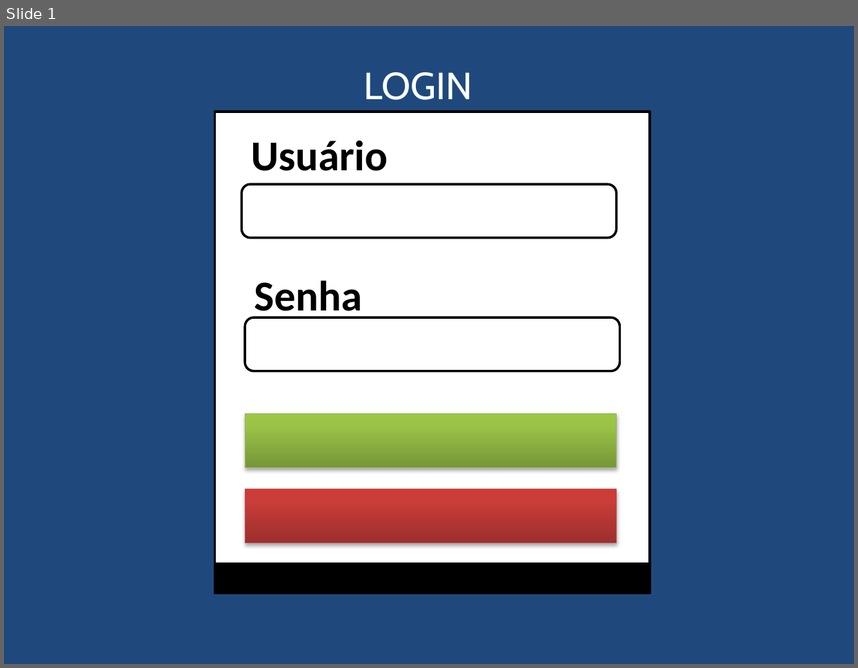
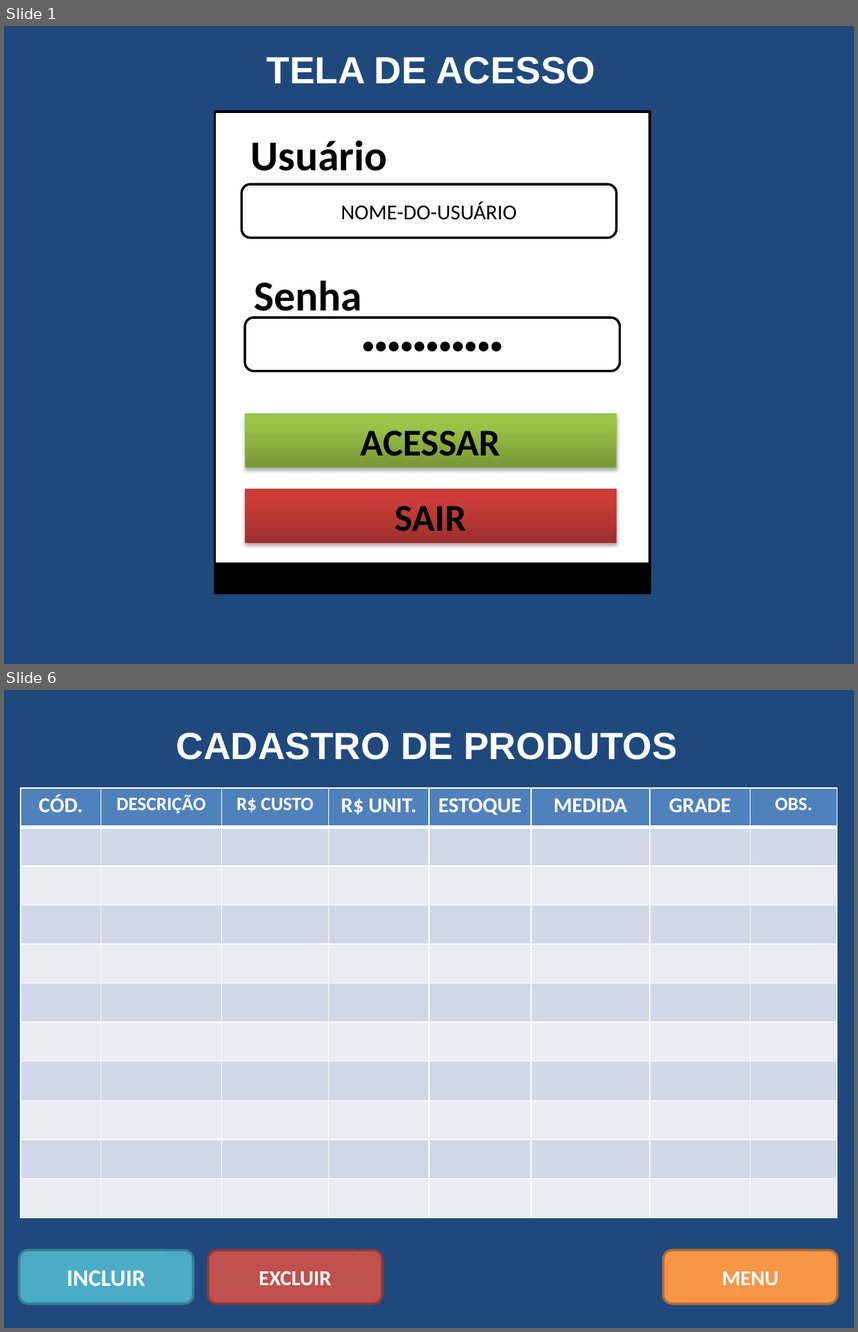
Before and after one commit to leandrovip/curso-etec, a slide deck: analise-sistemas/layouts.pptx. Shown one above the other, each under a label of ours: slide 1 before the commit, slides 1 and 6 after it; the slides between them are not shown. The pictures are 858x668 and 858x1332 pixels, drawn with LibreOffice and Linux fonts; fonts in the diff are those of the drawing. Boxes give left, top, right and bottom in pixels: in the first picture for what was removed or moved away, otherwise in the second. Text is boxed around its words. In the diff, an @@ line names an element or a change of style, - is before the commit and + after.

```diff
--- a/analise-sistemas/layouts.pptx
+++ b/analise-sistemas/layouts.pptx
@@ slide 6 added at (x1=4, y1=690, x2=854, y2=1328), background #1F497D @@
@@ text added at (x1=176, y1=732, x2=677, y2=760), 32 pt, text #FFFFFF, bold @@
+CADASTRO DE PRODUTOS
@@ table added at (x1=21, y1=788, x2=837, y2=1217), 11 rows, 8 columns @@
+CÓD. | DESCRIÇÃO | R$ CUSTO | R$ UNIT. | ESTOQUE | MEDIDA | GRADE | OBS.
+ |  |  |  |  |  |  | 
+ |  |  |  |  |  |  | 
+ |  |  |  |  |  |  | 
+ |  |  |  |  |  |  | 
+ |  |  |  |  |  |  | 
+ |  |  |  |  |  |  | 
+ |  |  |  |  |  |  | 
+ |  |  |  |  |  |  | 
+ |  |  |  |  |  |  | 
+ |  |  |  |  |  |  | 
@@ rounded rectangle added at (x1=19, y1=1250, x2=194, y2=1303), fill #4BACC6, outline #377F92 2 pt, 20 pt, text #FFFFFF, bold @@
+INCLUIR
@@ rounded rectangle added at (x1=208, y1=1250, x2=382, y2=1303), fill #C0504D, outline #8E3B39 2 pt, 18 pt, text #FFFFFF, bold @@
+EXCLUIR
@@ rounded rectangle added at (x1=664, y1=1250, x2=838, y2=1303), fill #F79646, outline #B76F34 2 pt, 18 pt, text #FFFFFF, bold @@
+MENU
@@ slide 1 changed as well @@
@@ text "TELA DE ACESSO" at (x1=267, y1=56, x2=595, y2=84): vertical alignment top to middle @@
@@ text at (x1=267, y1=56, x2=595, y2=84): text changed; font Cabin to Arial; bold on @@
-LOGIN
+TELA DE ACESSO
@@ text in rounded rectangle at (x1=341, y1=201, x2=517, y2=220): text added @@
+NOME-DO-USUÁRIO
@@ text in rounded rectangle at (x1=245, y1=318, x2=619, y2=371): text added @@
+●●●●●●●●●●●
@@ text in rectangle at (x1=361, y1=430, x2=501, y2=456): text added @@
+ACESSAR
@@ text in rectangle at (x1=395, y1=506, x2=466, y2=531): text added @@
+SAIR
```
Also in this commit, not shown: 11 other slides added.
